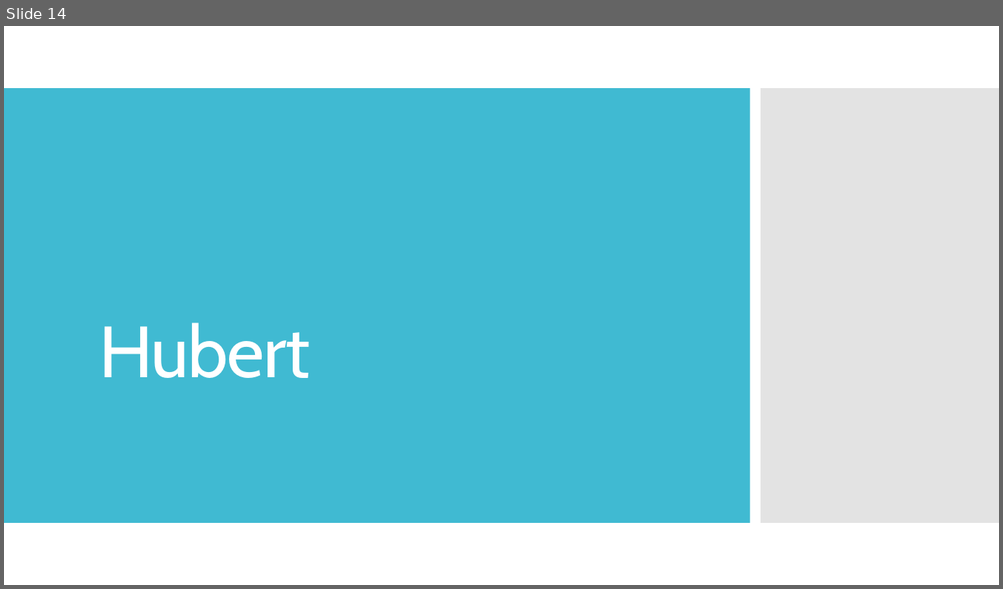
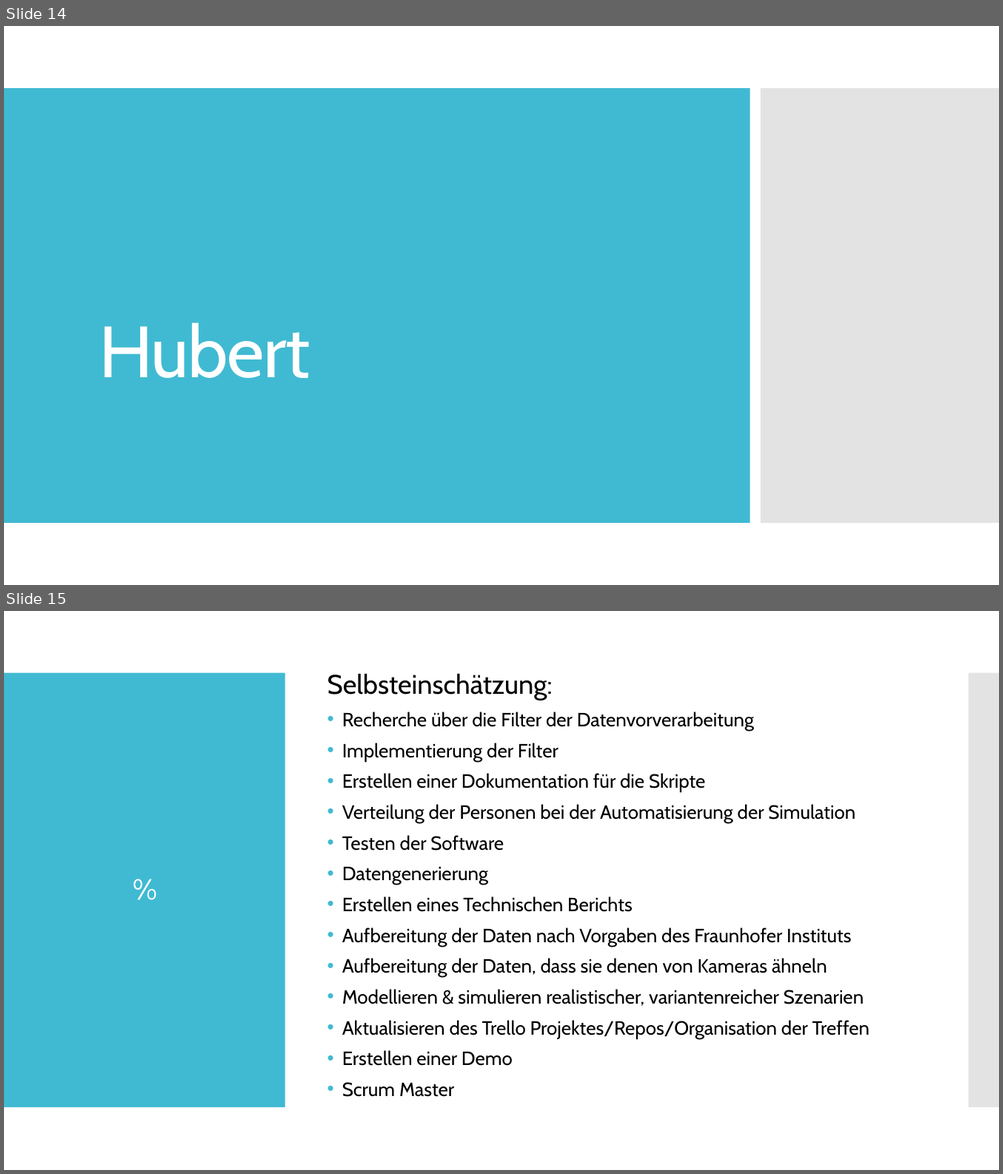
Before and after one commit to Datagroup-ModSim/ModSim17-data-generation-filters, a slide deck: presentations/Sprint 2/Datenerzeugung und Datenanalyse_Sprint2_formatiert.pptx. Shown one above the other, each under a label of ours: slide 14 before the commit, slides 14 and 15 after it. The pictures are 1003x589 and 1003x1174 pixels, drawn with LibreOffice and Linux fonts; fonts in the diff are those of the drawing. Boxes give left, top, right and bottom in pixels: in the first picture for what was removed or moved away, otherwise in the second. Text is boxed around its words. In the diff, an @@ line names an element or a change of style, - is before the commit and + after.

Commit message:
Präsentation des 2. Sprints im Ordner presentation unter Sprint 2 Der Ordner restlicher Output ist für mich zum testen

```diff
--- a/presentations/Sprint 2/Datenerzeugung und Datenanalyse_Sprint2_formatiert.pptx
+++ b/presentations/Sprint 2/Datenerzeugung und Datenanalyse_Sprint2_formatiert.pptx
@@ slide 15 added at (4, 611, 999, 1170), background #FFFFFF @@
@@ rectangle added at (4, 673, 285, 1108), fill #40BAD2 @@
@@ text added at (327, 673, 869, 1097), 18.5 pt, text #000000 @@
+Selbsteinschätzung:
+• Recherche über die Filter der Datenvorverarbeitung
+• Implementierung der Filter
+• Erstellen einer Dokumentation für die Skripte
+• Verteilung der Personen bei der Automatisierung der Simulation
+• Testen der Software
+• Datengenerierung
+• Erstellen eines Technischen Berichts
+• Aufbereitung der Daten nach Vorgaben des Fraunhofer Instituts
+• Aufbereitung der Daten, dass sie denen von Kameras ähneln
+• Modellieren & simulieren realistischer, variantenreicher Szenarien
+• Aktualisieren des Trello Projektes/Repos/Organisation der Treffen
+• Erstellen einer Demo
+• Scrum Master
@@ rectangle added at (968, 673, 999, 1108), fill #C8C8C8 at 50% opacity @@
@@ title added at (25, 703, 265, 1078), 28 pt, text #FFFFFF @@
+%
```
Also in this commit, not shown: 7 slides changed, 9 other slides added, 52 other files.
